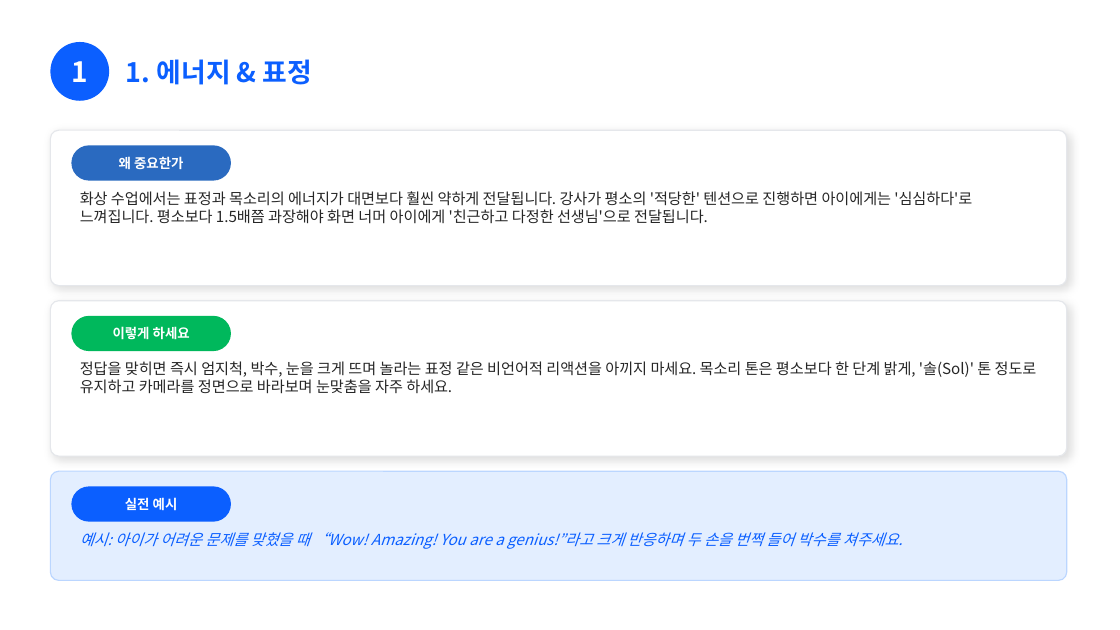
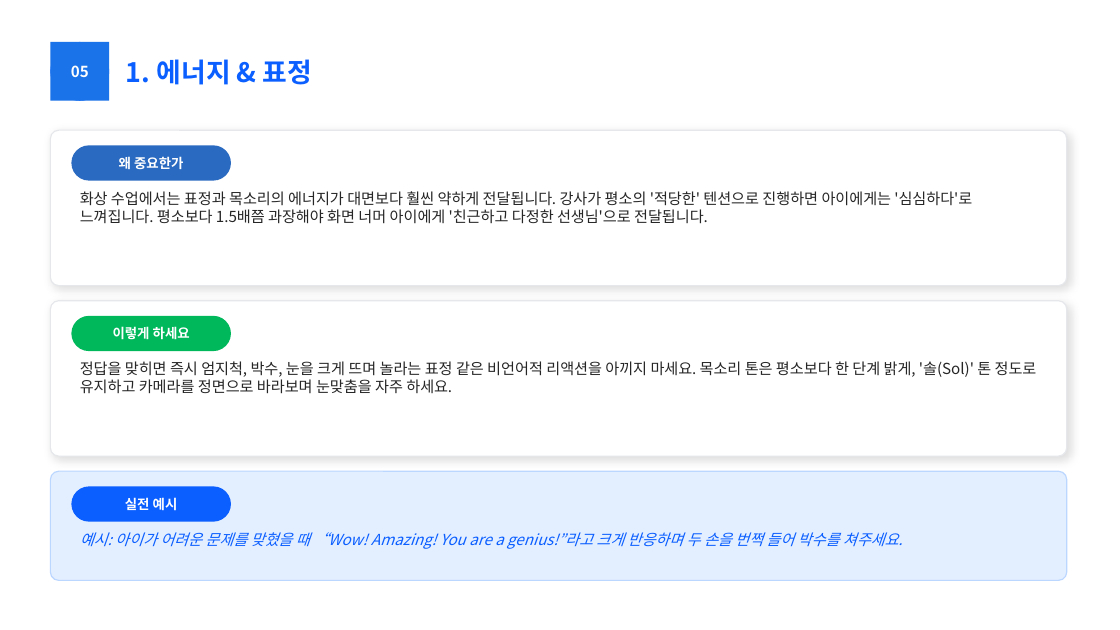
Before and after one commit to navy111p-sudo/mangoiweb, a slide deck: slide 7 of cloudflare-deploy/public/library/teacher/train-kr.pptx (slide 6 before the commit). Drawn at 1120x630 pixels with LibreOffice and Linux fonts; fonts in the diff are those of the drawing. Boxes give left, top, right and bottom in pixels: in the first picture for what was removed or moved away, otherwise in the second. Text is boxed around its words. In the diff, an @@ line names an element or a change of style, - is before the commit and + after.

```diff
--- a/cloudflare-deploy/public/library/teacher/train-kr.pptx
+++ b/cloudflare-deploy/public/library/teacher/train-kr.pptx
@@ rectangle "05": place and size @@
-rectangle "05" at bbox=[71, 61, 88, 82]
+rectangle "05" at bbox=[50, 42, 109, 101]
@@ rectangle "05" at bbox=[50, 42, 109, 101]: fill none to #1A73E8 @@
@@ text in rectangle at bbox=[71, 65, 89, 77]: text changed; size 24 to 13 pt @@
-1
+05
```
Also in this commit, not shown: 18 other slides changed, 1 slide added, 1 other file.
